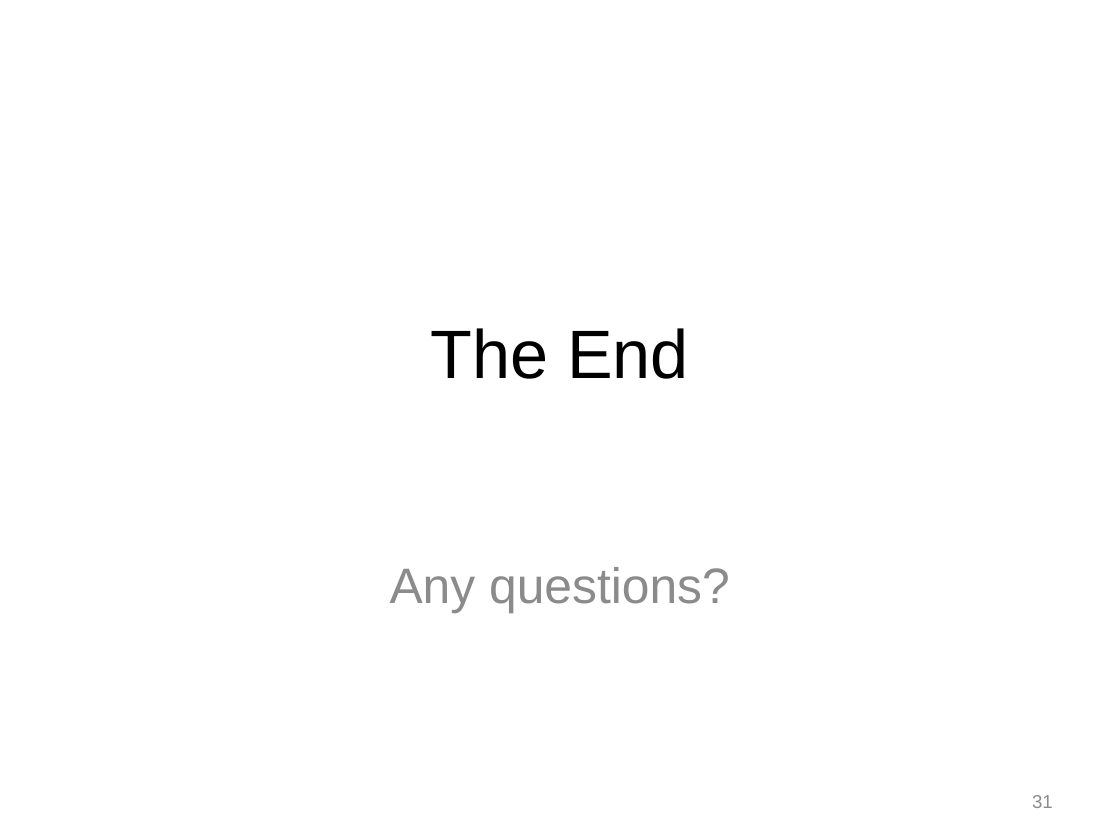
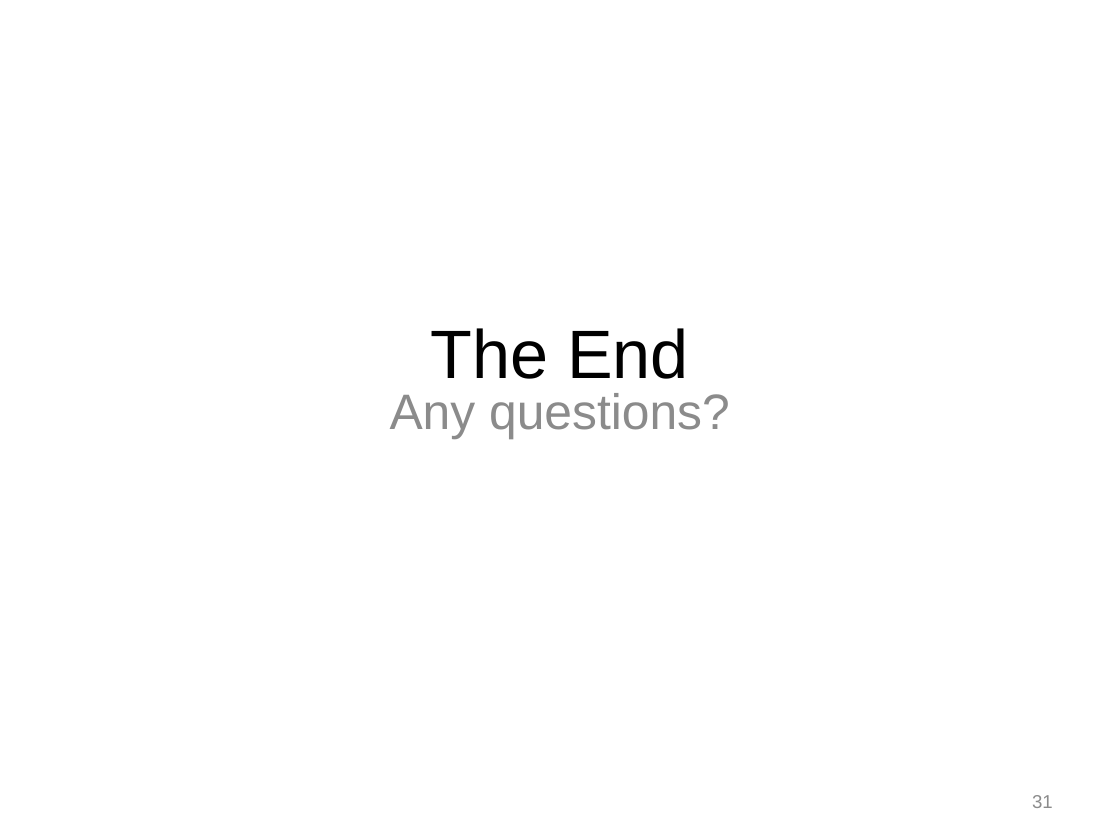
Before and after one commit to Jule/aw1, a slide deck: slide 31 of Praese/Presentation1.pptx. Drawn at 1120x840 pixels with LibreOffice and Linux fonts; fonts in the diff are those of the drawing; background and template pictures are left out. Boxes give left, top, right and bottom in pixels: in the first picture for what was removed or moved away, otherwise in the second. Text is boxed around its words. In the diff, an @@ line names an element or a change of style, - is before the commit and + after.

```diff
--- a/Praese/Presentation1.pptx
+++ b/Praese/Presentation1.pptx
@@ subtitle "Any questions?": place and size @@
-subtitle "Any questions?" at box(390, 567, 730, 613)
+subtitle "Any questions?" at box(390, 393, 730, 439)
```
Also in this commit, not shown: 3 other slides changed.
